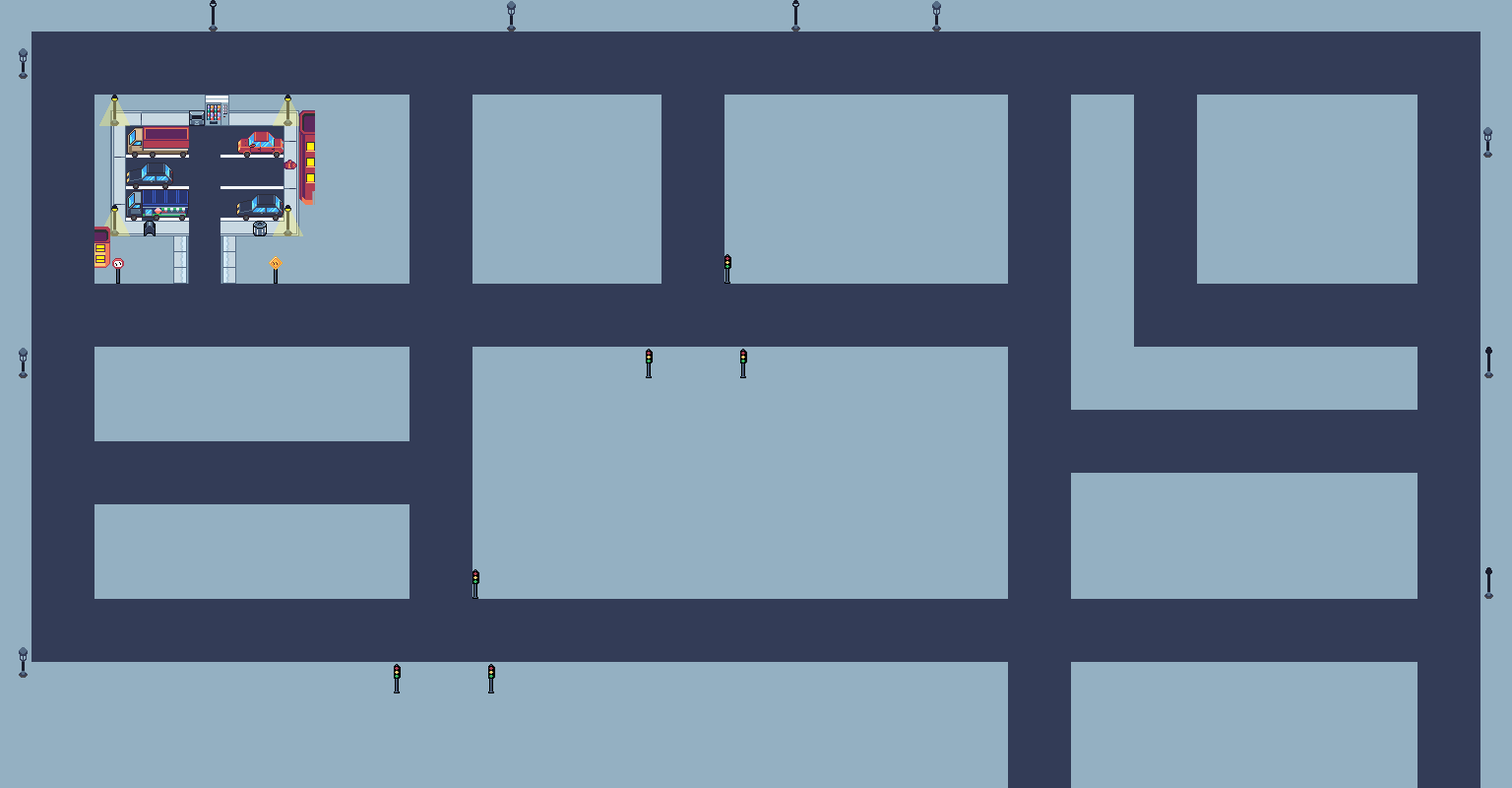
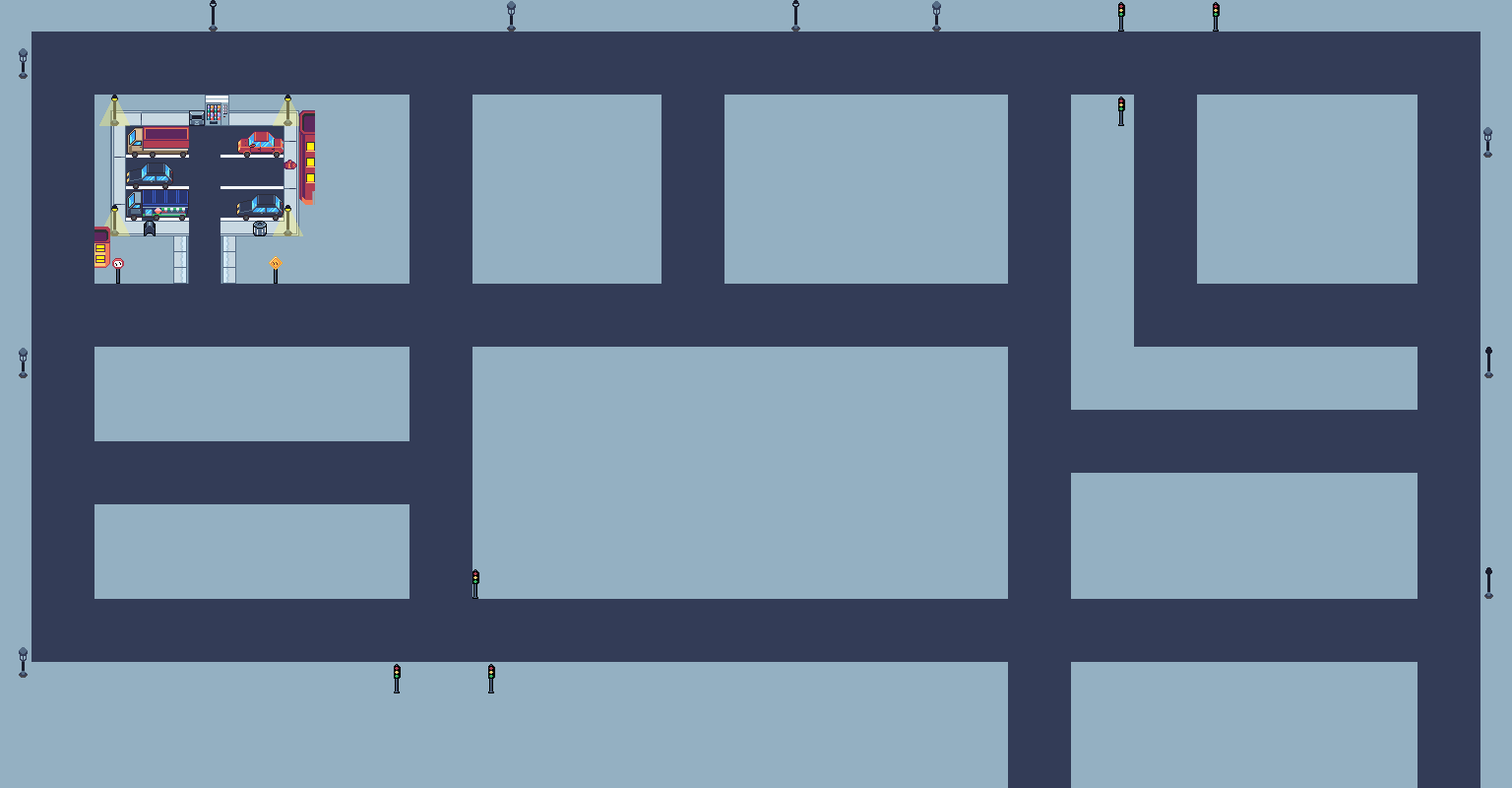
Comparing the layer stacks of the two 1512 x 788 images. Changes:
painted on "Nuova Mappa" over [645, 1, 1220, 379]
